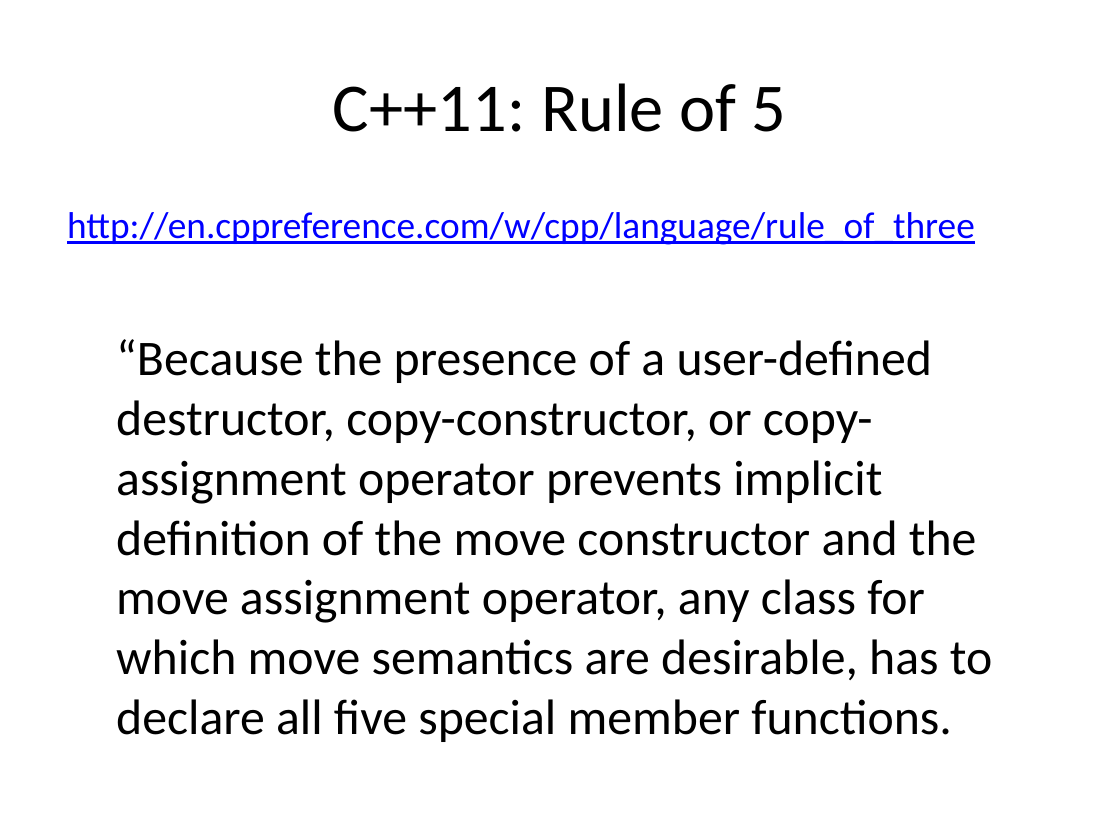
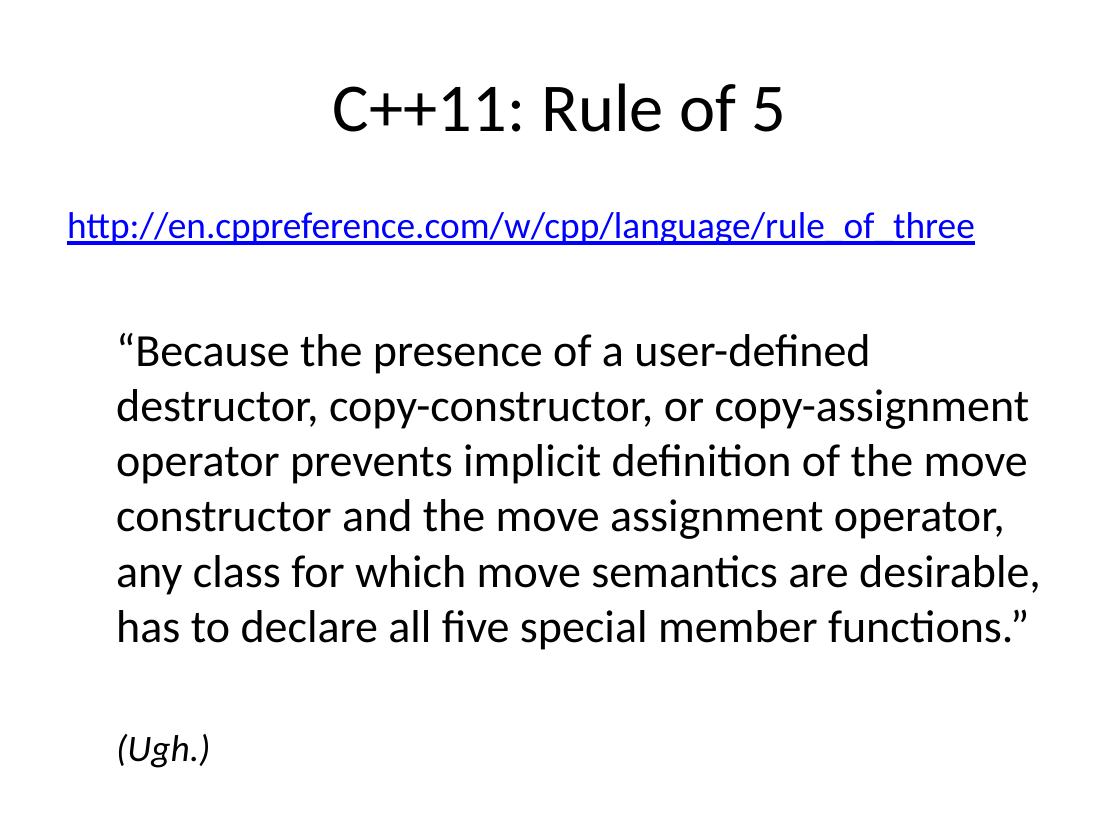
Before and after one commit to fellmad/FunWithCpp11, a slide deck: slide 41 of doc/Fun_with_C++11.pptx (slide 40 before the commit). Drawn at 1120x840 pixels with LibreOffice and Linux fonts; fonts in the diff are those of the drawing. Boxes give left, top, right and bottom in pixels: in the first picture for what was removed or moved away, otherwise in the second. Text is boxed around its words. In the diff, an @@ line names an element or a change of style, - is before the commit and + after.

Commit message:
pptx

```diff
--- a/doc/Fun_with_C++11.pptx
+++ b/doc/Fun_with_C++11.pptx
@@ text at bbox=[116, 333, 1041, 768]: text changed; size 32 to 29.6 pt @@
-  “Because the presence of a user-defined destructor, copy-constructor, or copy-assignment operator prevents implicit definition of the move constructor and the move assignment operator, any class for which move semantics are desirable, has to declare all five special member functions.
+  “Because the presence of a user-defined destructor, copy-constructor, or copy-assignment operator prevents implicit definition of the move constructor and the move assignment operator, any class for which move semantics are desirable, has to declare all five special member functions.”
+  (Ugh.)
```
Also in this commit, not shown: 10 other slides changed, 5 slides added, 3 slides removed, 1 other file.
